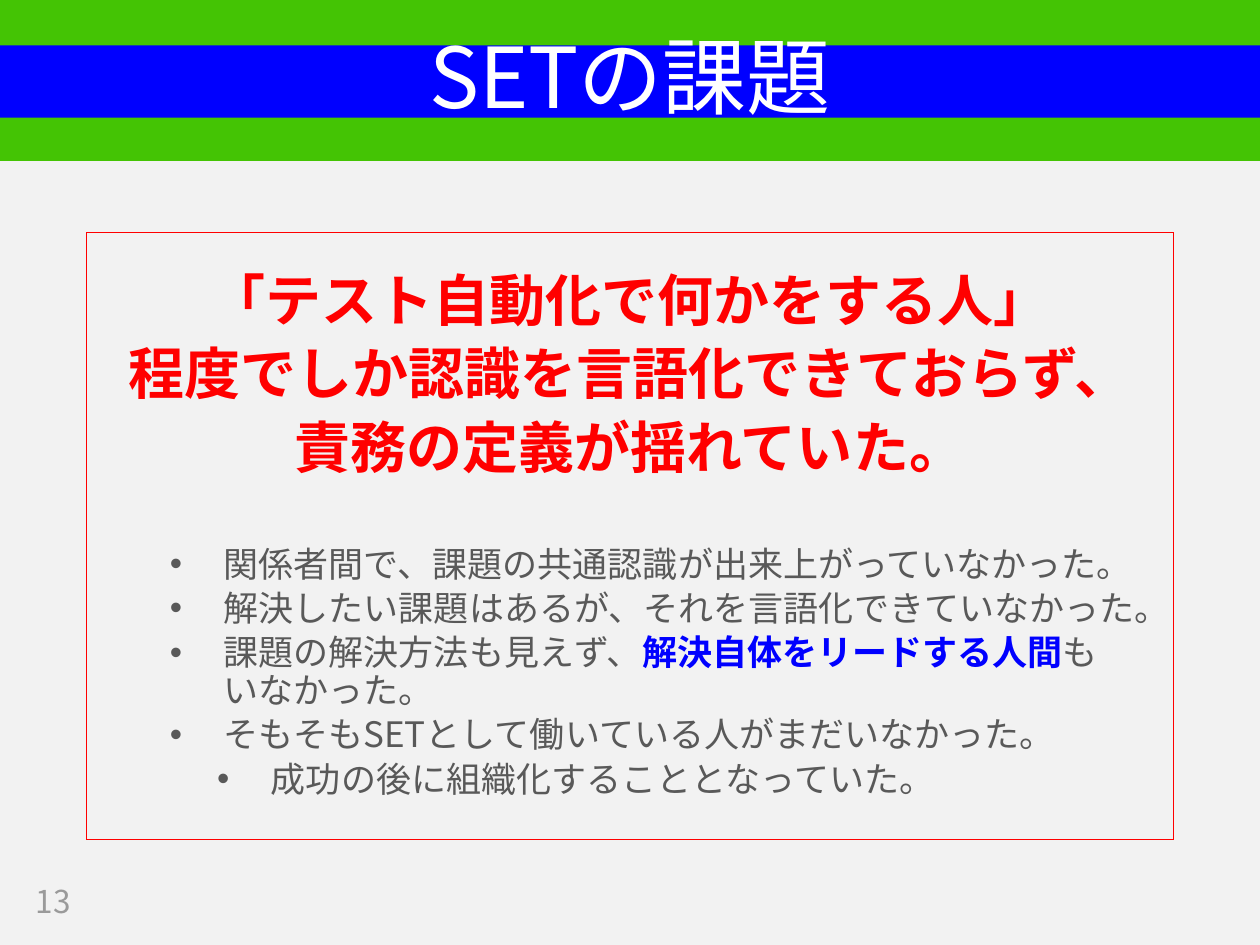
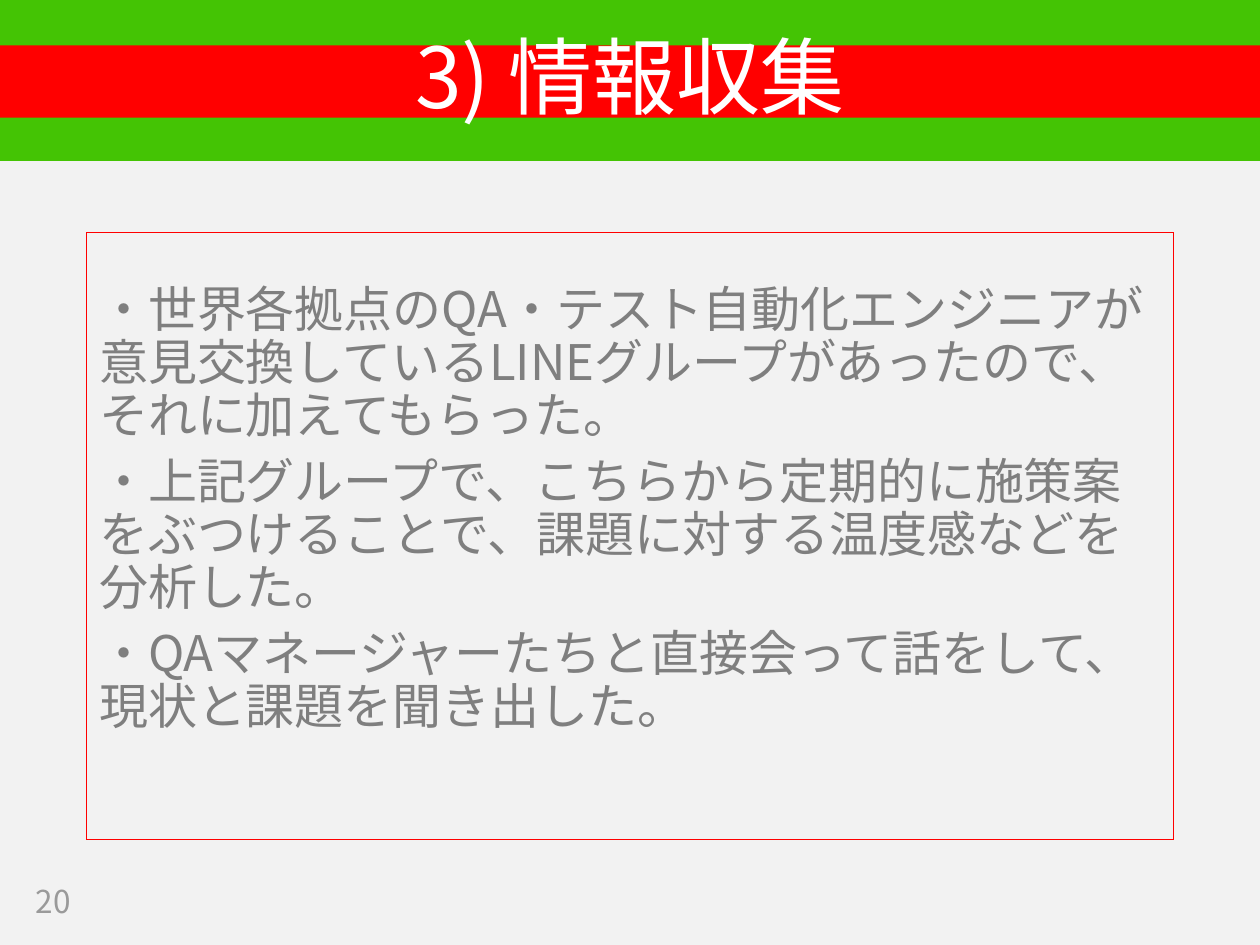
Before and after one commit to hageyahhoo/RSGT2018, a slide deck: slide 20 of SET_PO_ja.pptx (slide 13 before the commit). Drawn at 1260x945 pixels with LibreOffice and Linux fonts; fonts in the diff are those of the drawing. Boxes give left, top, right and bottom in pixels: in the first picture for what was removed or moved away, otherwise in the second. Text is boxed around its words. In the diff, an @@ line names an element or a change of style, - is before the commit and + after.

```diff
--- a/SET_PO_ja.pptx
+++ b/SET_PO_ja.pptx
@@ title "3) 情報収集" at [0,45,1260,117]: fill #0000FF to #FF0000 @@
@@ title at [415,23,845,129]: text changed @@
-SETの課題
+3) 情報収集
@@ text at [99,285,1143,728]: text changed; size 20 to 28 pt; text colour #595959 to #7F7F7F @@
-「テスト自動化で何かをする人」
-程度でしか認識を言語化できておらず、
-責務の定義が揺れていた。
-  • 関係者間で、課題の共通認識が出来上がっていなかった。
-  • 解決したい課題はあるが、それを言語化できていなかった。
-  • 課題の解決方法も見えず、解決自体をリードする人間も
-    いなかった。
-  • そもそもSETとして働いている人がまだいなかった。
-    • 成功の後に組織化することとなっていた。
+・世界各拠点のQA・テスト自動化エンジニアが意見交換しているLINEグループがあったので、それに加えてもらった。
+・上記グループで、こちらから定期的に施策案をぶつけることで、課題に対する温度感などを分析した。
+・QAマネージャーたちと直接会って話をして、現状と課題を聞き出した。
@@ page number at [36,889,71,913]: text changed @@
-13
+20
```
Also in this commit, not shown: 17 other slides changed, 15 slides added, 7 slides removed.
